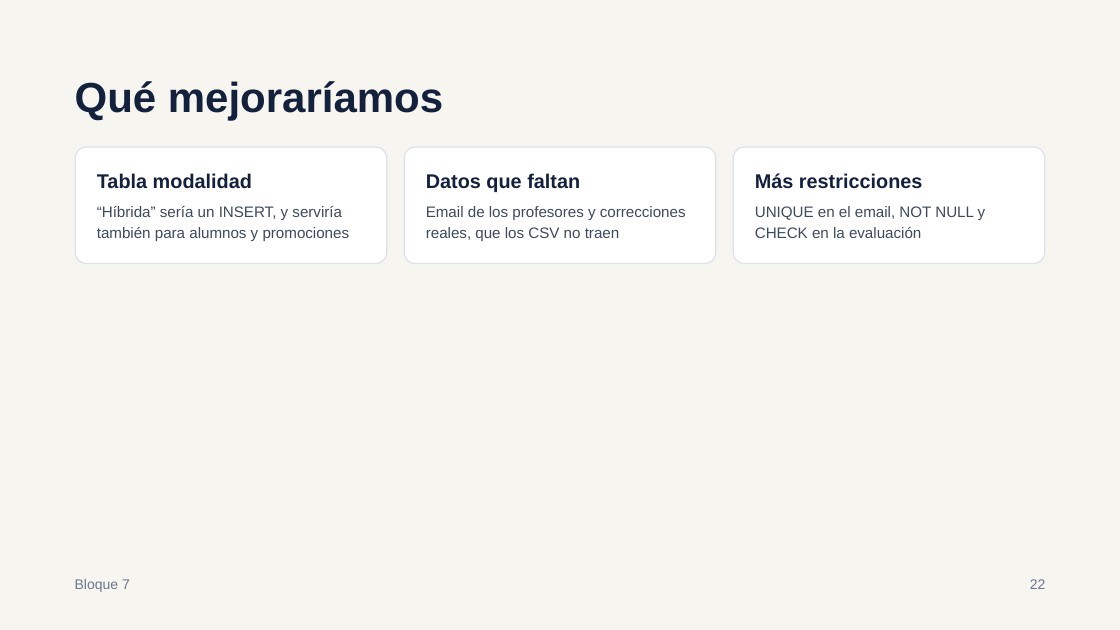
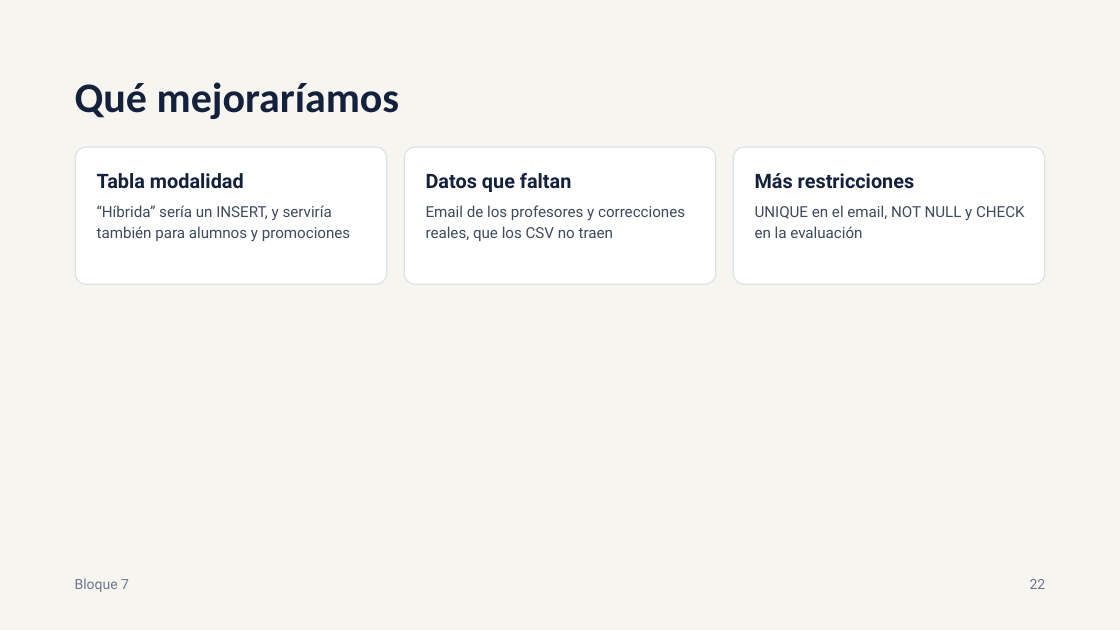
Before and after one commit to CarlosRodriguezRuiz/ProyectoGrupal-BBDD, a slide deck: slide 22 of docs/Presentacion.pptx. Drawn at 1120x630 pixels with LibreOffice and Linux fonts; fonts in the diff are those of the drawing. Boxes give left, top, right and bottom in pixels: in the first picture for what was removed or moved away, otherwise in the second. Text is boxed around its words. In the diff, an @@ line names an element or a change of style, - is before the commit and + after.

Commit message:
Actualizar la presentación y explicar las versiones del modelo en el README
La diapositiva final ya habla de 10 tablas. El README explica qué es la carpeta v1 y por qué cambiamos al modelo v2.

```diff
--- a/docs/Presentacion.pptx
+++ b/docs/Presentacion.pptx
@@ title "Qué mejoraríamos" at [75, 82, 400, 119]: font Arial to Calibri @@
@@ rounded rectangle: place and size @@
-rounded rectangle at [76, 147, 387, 264]
+rounded rectangle at [76, 147, 387, 284]
@@ rounded rectangle: place and size @@
-rounded rectangle at [404, 147, 716, 264]
+rounded rectangle at [404, 147, 716, 284]
@@ proportions changed in 3 elements at [76, 147, 387, 284], [404, 147, 716, 284], [734, 147, 1045, 284] @@
@@ rounded rectangle: place and size @@
-rounded rectangle at [734, 147, 1045, 264]
+rounded rectangle at [734, 147, 1045, 284]
@@ font Arial to Roboto in 7 elements at [75, 578, 129, 592], [97, 173, 244, 189], [97, 205, 350, 241], [755, 173, 915, 189], [755, 205, 1025, 238], [426, 173, 571, 192], [426, 205, 685, 241] @@
```
Also in this commit, not shown: 22 other slides changed, 1 other file.
